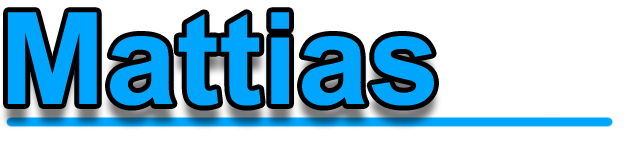
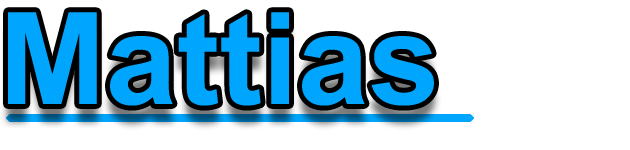
Layered file, before and after one edit (630×150). Changes by layer:
removed layer "Layer 1" over [5, 116, 614, 127]
added layer "Line 1" above "Background" over [6, 114, 474, 122]
